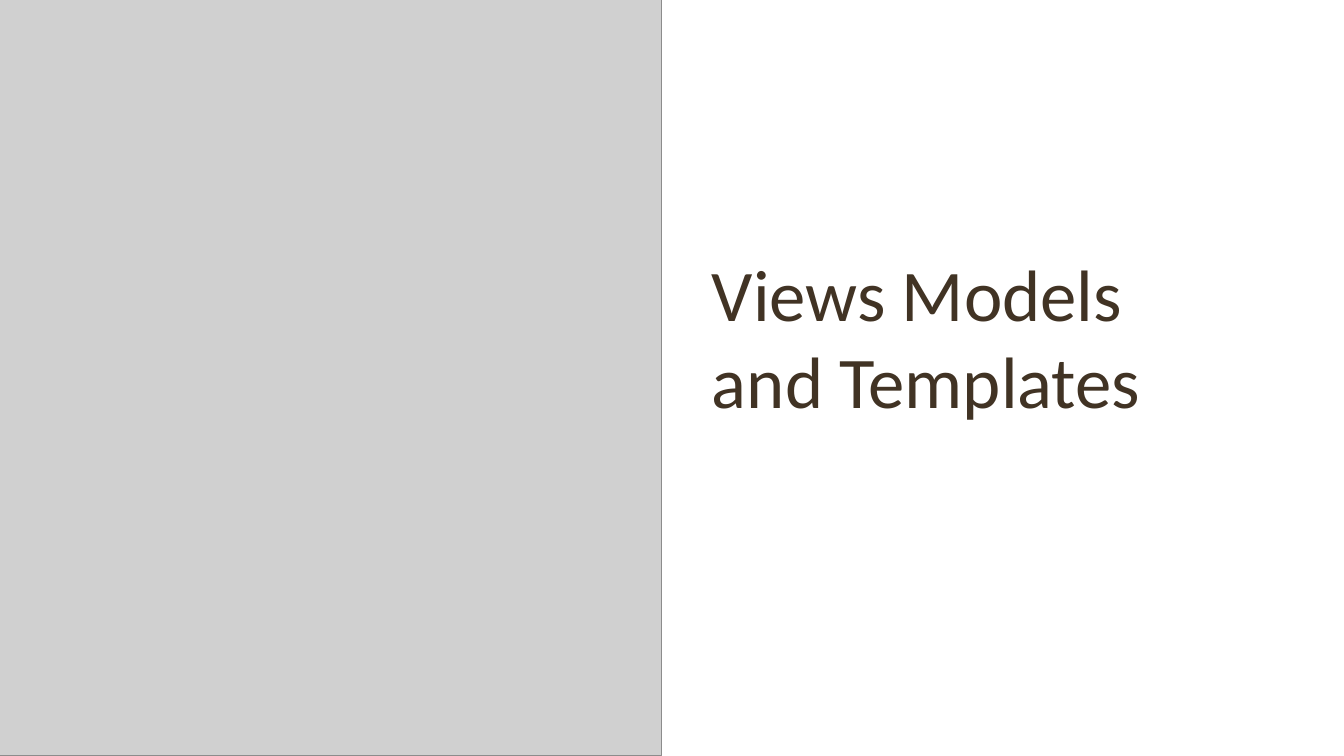
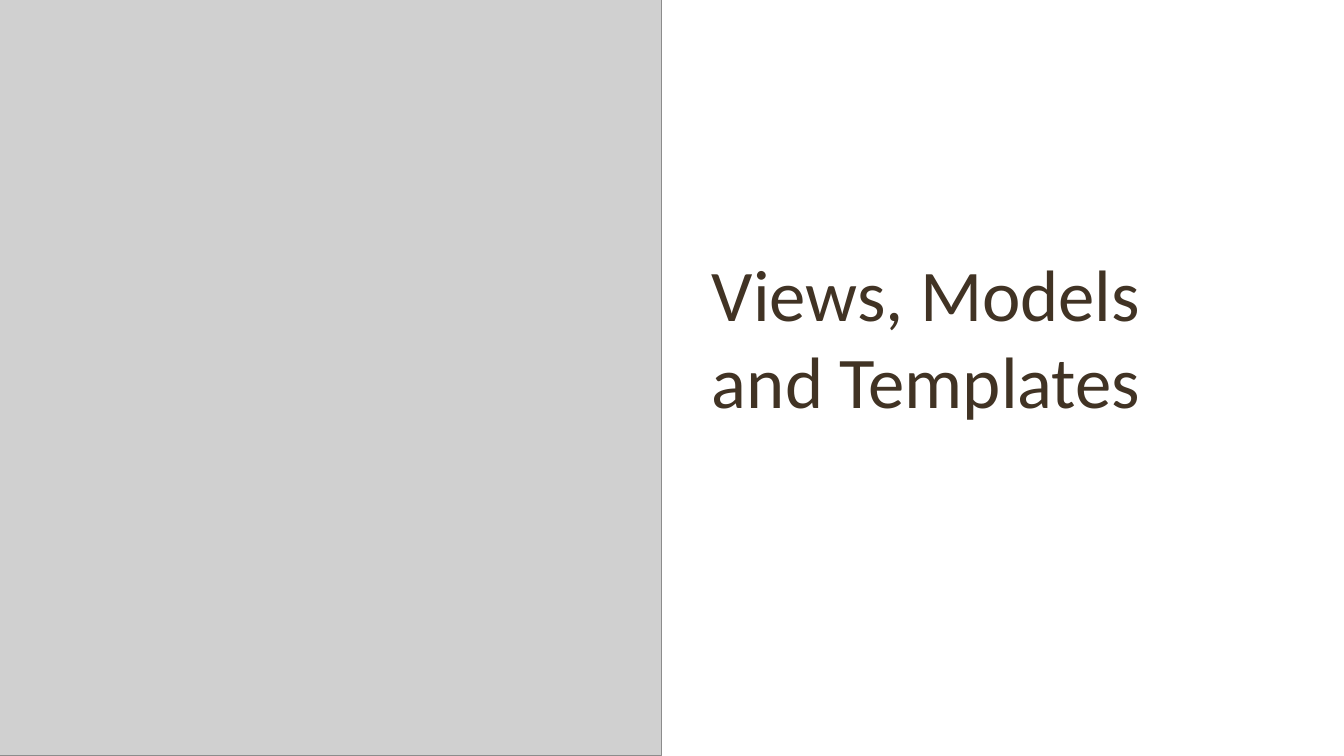
Before and after one commit to umairazfar/WAS, a slide deck: slide 1 of Lectures/Lecture04 - Views Models Templates.pptx. Drawn at 1344x756 pixels with LibreOffice and Linux fonts; fonts in the diff are those of the drawing; grey boxes stand for pictures. Boxes give left, top, right and bottom in pixels: in the first picture for what was removed or moved away, otherwise in the second. Text is boxed around its words. In the diff, an @@ line names an element or a change of style, - is before the commit and + after.

```diff
--- a/Lectures/Lecture04 - Views Models Templates.pptx
+++ b/Lectures/Lecture04 - Views Models Templates.pptx
@@ title at <box>712,270,1140,420</box>: text changed @@
-Views Models and Templates
+Views, Models and Templates
```
Also in this commit, not shown: 17 other slides changed, 7 slides added.
